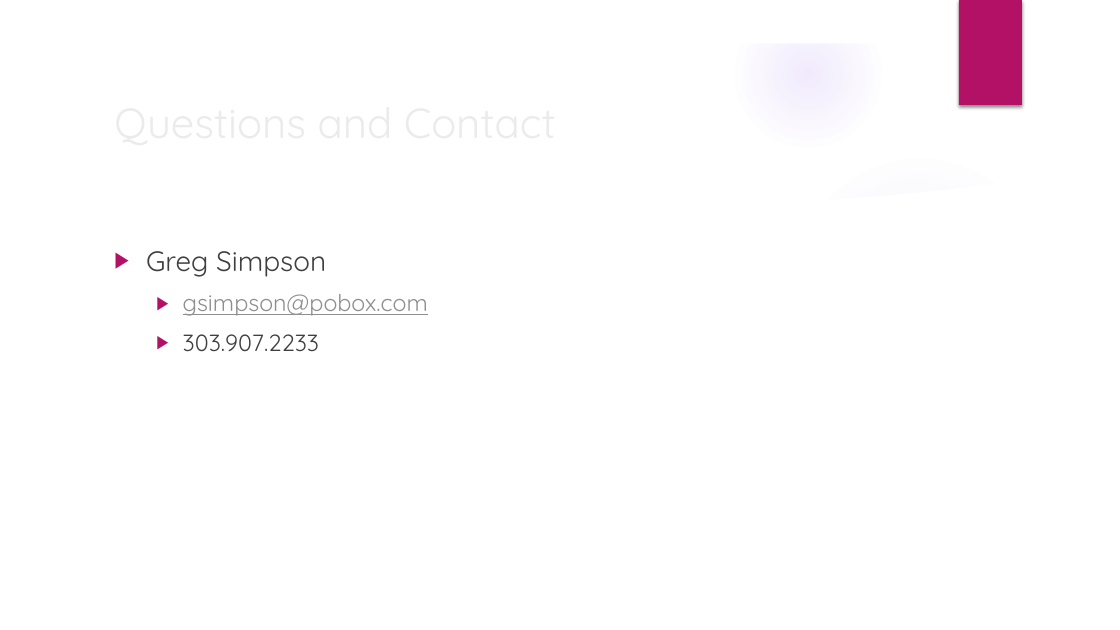
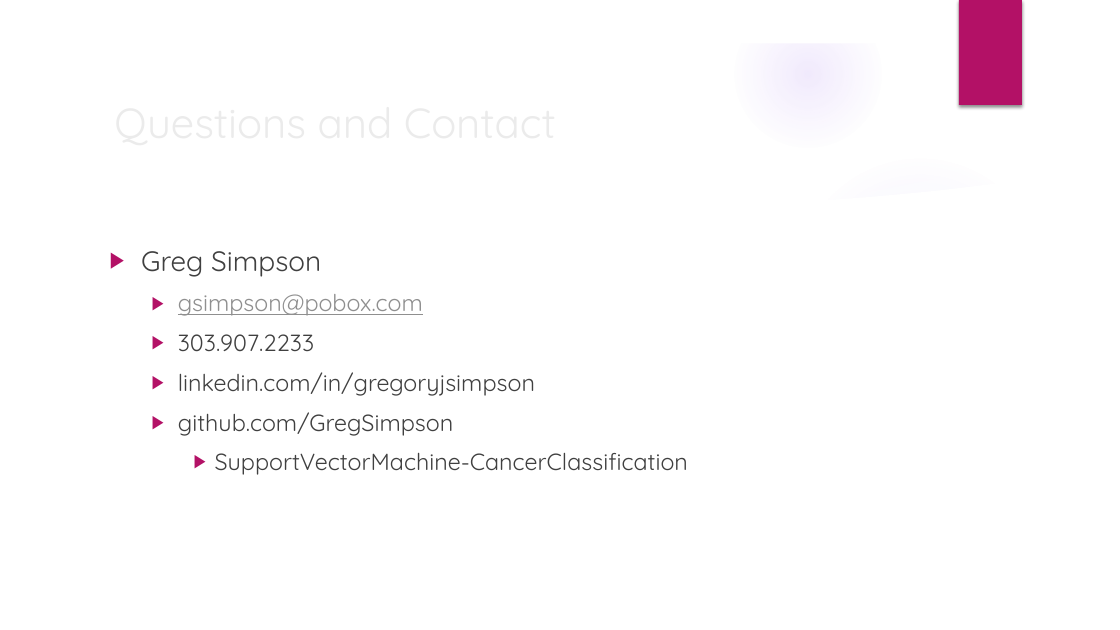
Before and after one commit to GregSimpson/SupportVectorMachine-CancerClassification, a slide deck: slide 12 of docs/gsimpson-CapstonePresentation.pptx. Drawn at 1120x630 pixels with LibreOffice and Linux fonts; fonts in the diff are those of the drawing; background and template pictures are left out. Boxes give left, top, right and bottom in pixels: in the first picture for what was removed or moved away, otherwise in the second. Text is boxed around its words. In the diff, an @@ line names an element or a change of style, - is before the commit and + after.

```diff
--- a/docs/gsimpson-CapstonePresentation.pptx
+++ b/docs/gsimpson-CapstonePresentation.pptx
@@ text at (178, 372, 688, 475): paragraphs added @@
+  ▶ linkedin.com/in/gregoryjsimpson
+  ▶ github.com/GregSimpson
+    ▶ SupportVectorMachine-CancerClassification
```
Also in this commit, not shown: 1 other slide changed, 1 other file.
